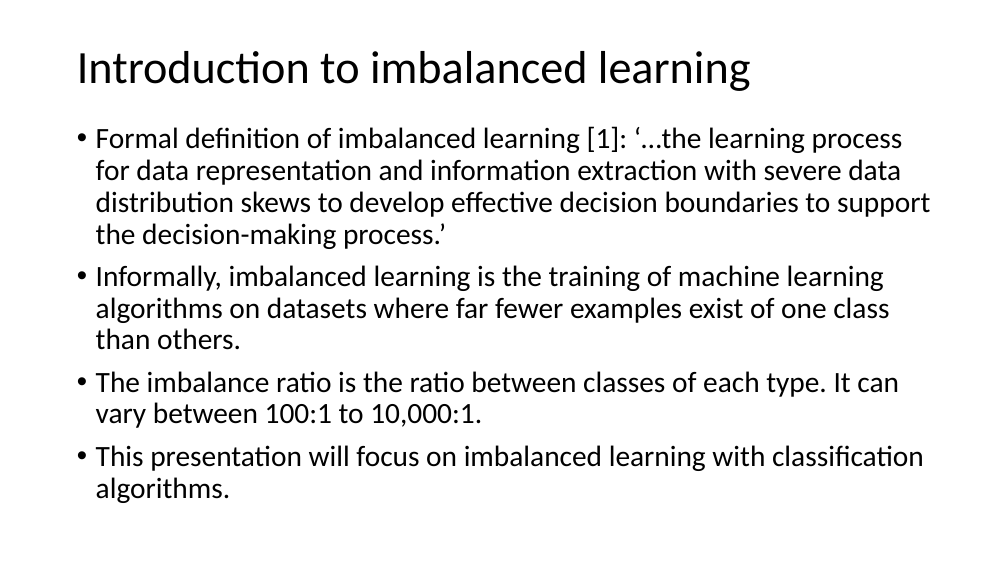
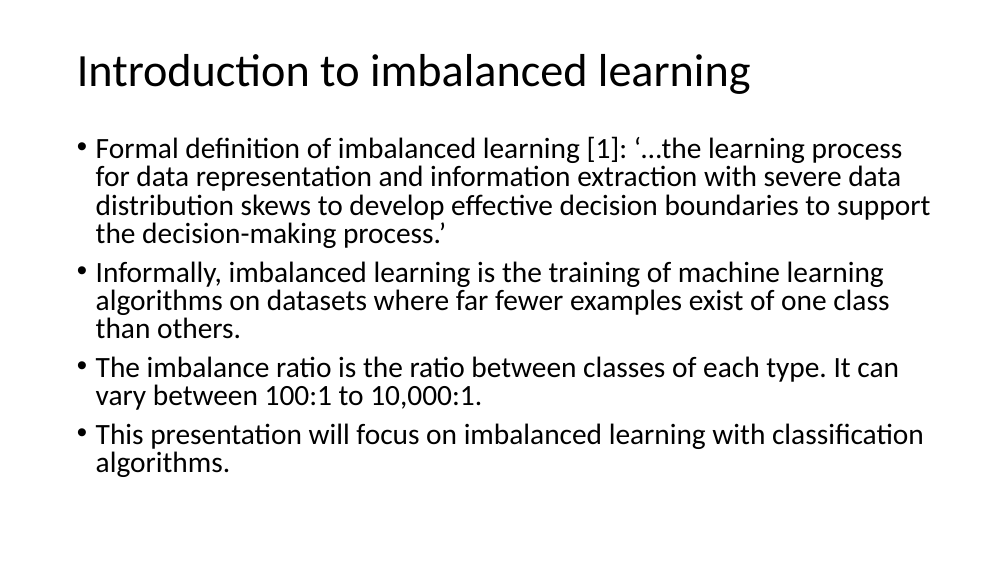
Before and after one commit to timgasser/acm_imbalanced_learning, a slide deck: slide 3 of acm_imbalance_datasets.pptx. Drawn at 1008x567 pixels with LibreOffice and Linux fonts; fonts in the diff are those of the drawing. Boxes give left, top, right and bottom in pixels: in the first picture for what was removed or moved away, otherwise in the second. Text is boxed around its words. In the diff, an @@ line names an element or a change of style, - is before the commit and + after.

```diff
--- a/acm_imbalance_datasets.pptx
+++ b/acm_imbalance_datasets.pptx
@@ text "Formal definition of imbalanced learning ..." moved from (x1=96, y1=126, x2=930, y2=503) to (x1=96, y1=136, x2=930, y2=477) @@
@@ text "Formal definition of imbalanced learning ..." at (x1=96, y1=136, x2=930, y2=477): line spacing 0.9 to 0.8 @@
```
Also in this commit, not shown: 18 other slides changed, 5 slides added, 4 other files.
